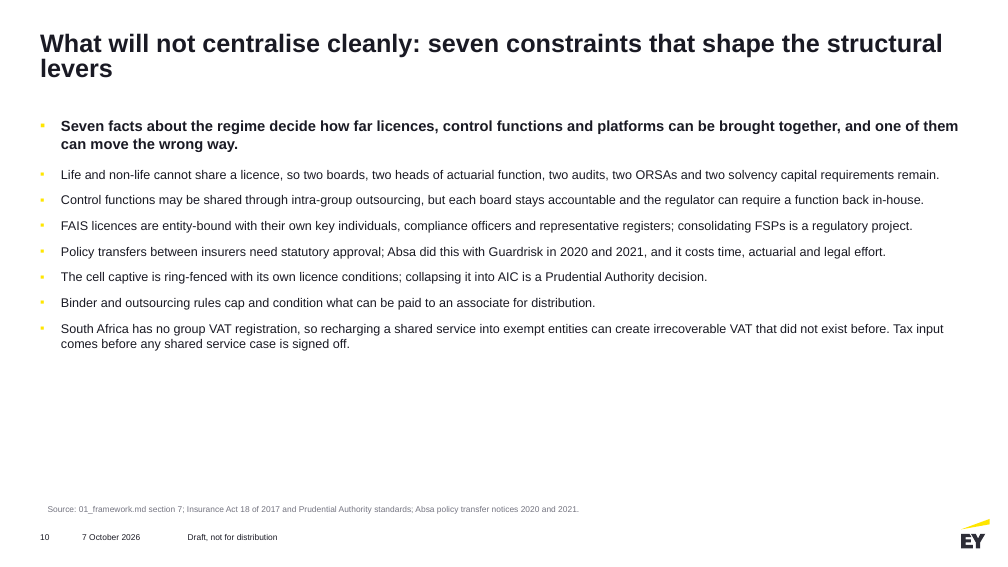
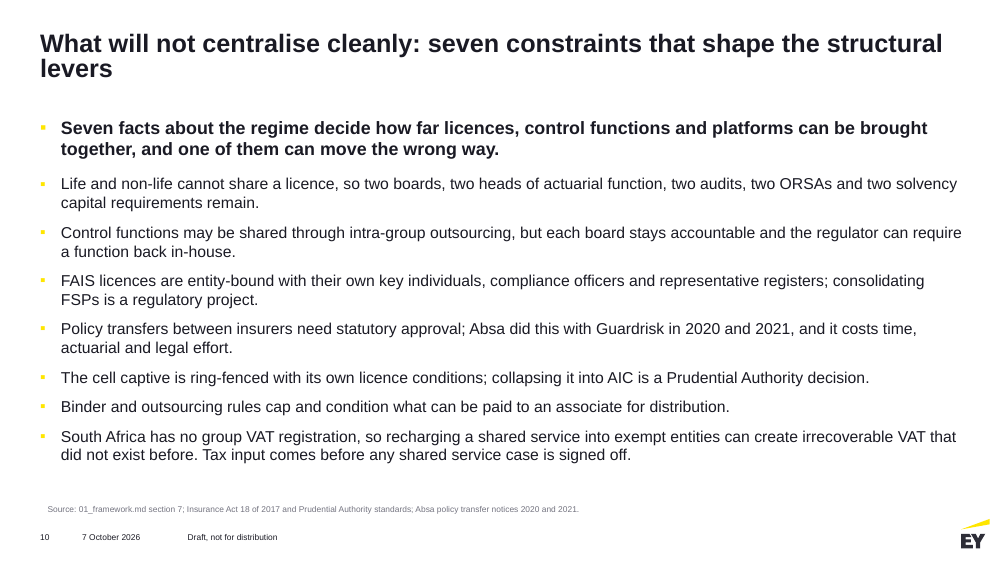
Before and after one commit to Adamastor-ZA/Letsema, a slide deck: slide 10 of outputs/06_pov_afs_centralisation.pptx. Drawn at 1008x567 pixels with LibreOffice and Linux fonts; fonts in the diff are those of the drawing. Boxes give left, top, right and bottom in pixels: in the first picture for what was removed or moved away, otherwise in the second. Text is boxed around its words. In the diff, an @@ line names an element or a change of style, - is before the commit and + after.

```diff
--- a/outputs/06_pov_afs_centralisation.pptx
+++ b/outputs/06_pov_afs_centralisation.pptx
@@ text "Seven facts about the regime ..." at (61, 121, 962, 464): size 14 to 17 pt in "Seven facts about the regime decide how ..."; size 12 to 15 pt in "Life and non-life cannot share a licence, ...", "Control functions may be shared through intra-group ...", "FAIS licences are entity-bound with their own ...", "Policy transfers between insurers need statutory approval; ..." and 3 more places @@
```
Also in this commit, not shown: 10 other slides changed.
